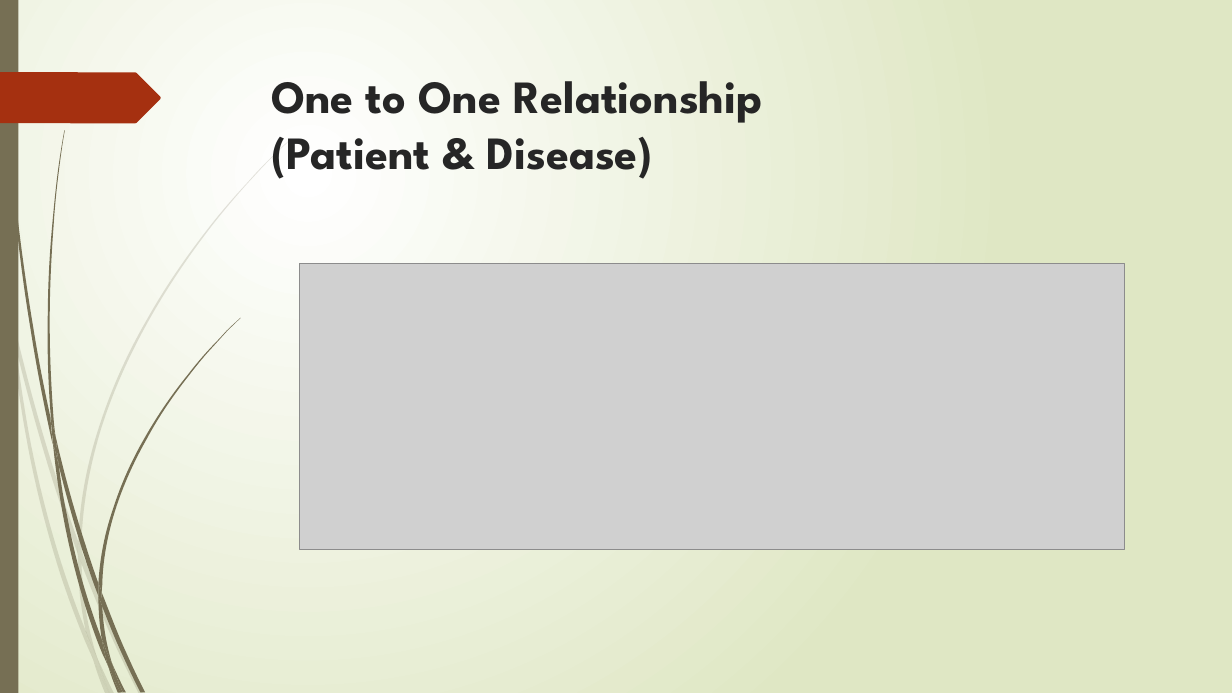
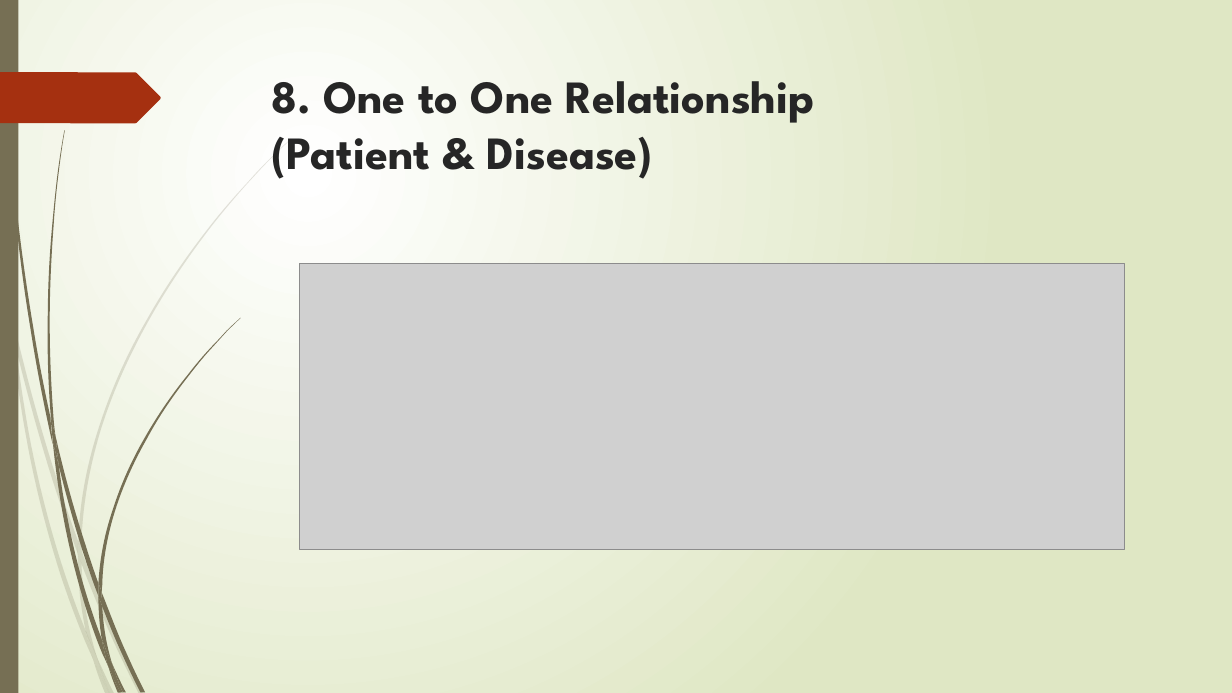
Before and after one commit to deepak127425/UST_Tasks, a slide deck: slide 15 of 1.MongoDB/4.MongoDB operations 13_Dec_2020/MongoDB operations.pptx. Drawn at 1232x693 pixels with LibreOffice and Linux fonts; fonts in the diff are those of the drawing; grey boxes stand for pictures. Boxes give left, top, right and bottom in pixels: in the first picture for what was removed or moved away, otherwise in the second. Text is boxed around its words. In the diff, an @@ line names an element or a change of style, - is before the commit and + after.

```diff
--- a/1.MongoDB/4.MongoDB operations 13_Dec_2020/MongoDB operations.pptx
+++ b/1.MongoDB/4.MongoDB operations 13_Dec_2020/MongoDB operations.pptx
@@ title at [271, 81, 815, 179]: text changed @@
-One to One Relationship
-(Patient & Disease)
+8. One to One Relationship
+(Patient & Disease)
```
Also in this commit, not shown: 19 other slides changed.
